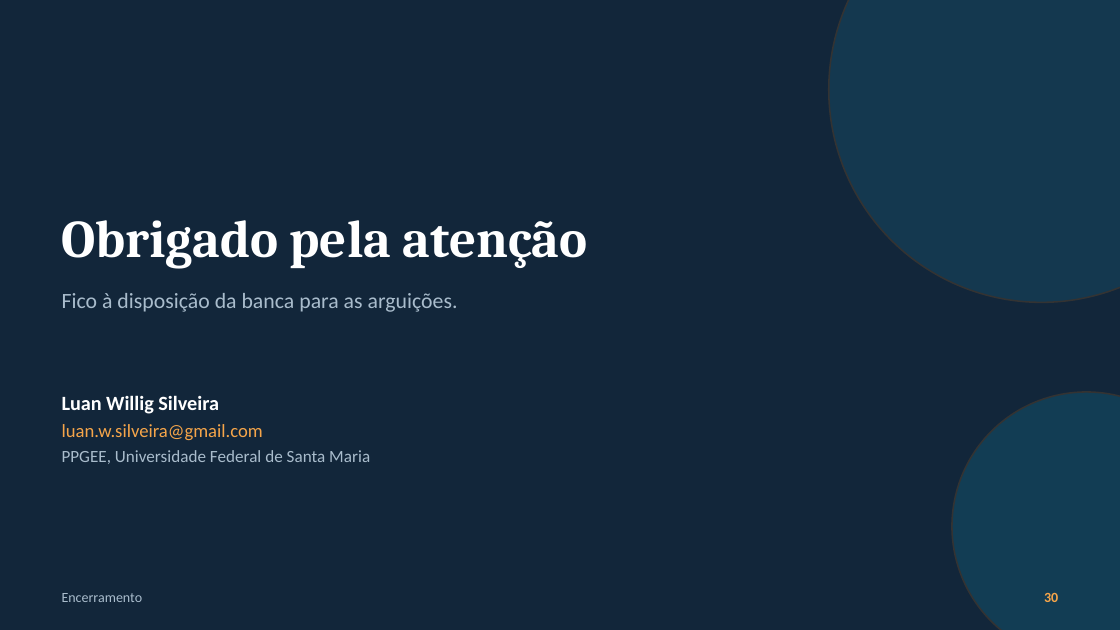
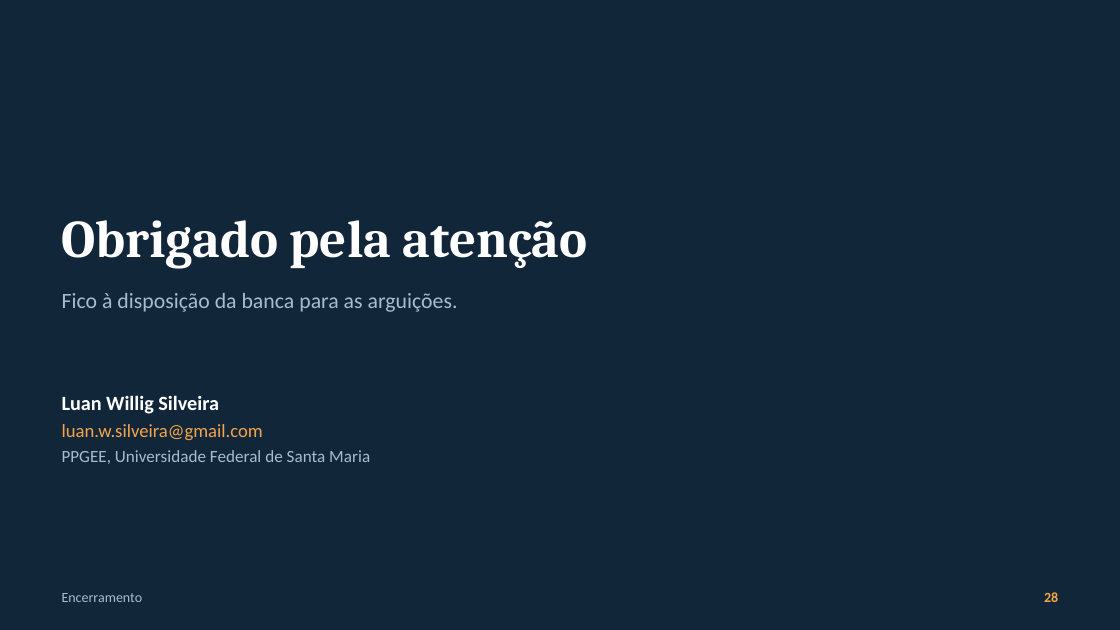
Before and after one commit to luanws/masters-thesis, a slide deck: slide 28 of presentation/defesa.pptx (slide 30 before the commit). Drawn at 1120x630 pixels with LibreOffice and Linux fonts; fonts in the diff are those of the drawing; background and template pictures are left out. Boxes give left, top, right and bottom in pixels: in the first picture for what was removed or moved away, otherwise in the second. Text is boxed around its words. In the diff, an @@ line names an element or a change of style, - is before the commit and + after.

```diff
--- a/presentation/defesa.pptx
+++ b/presentation/defesa.pptx
@@ ellipse removed at <box>829,0,1120,302</box> @@
@@ ellipse removed at <box>952,392,1120,630</box> @@
@@ text removed at <box>1044,593,1058,602</box> @@
-30
@@ text added at <box>1044,592,1058,602</box>, 9 pt, text #F5A54A, bold @@
+28
```
Also in this commit, not shown: 9 other slides changed, 18 slides added, 20 slides removed, 26 other files.
